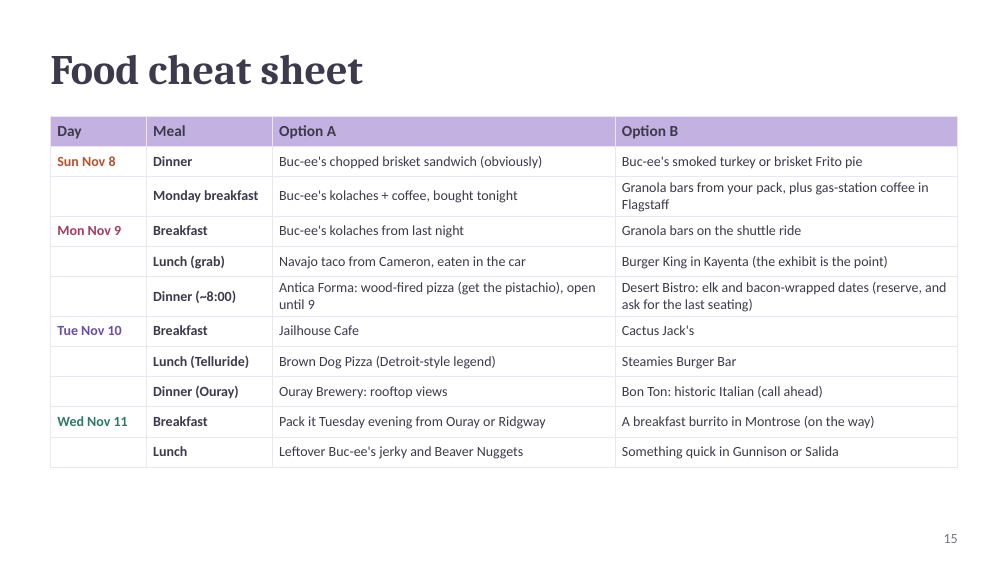
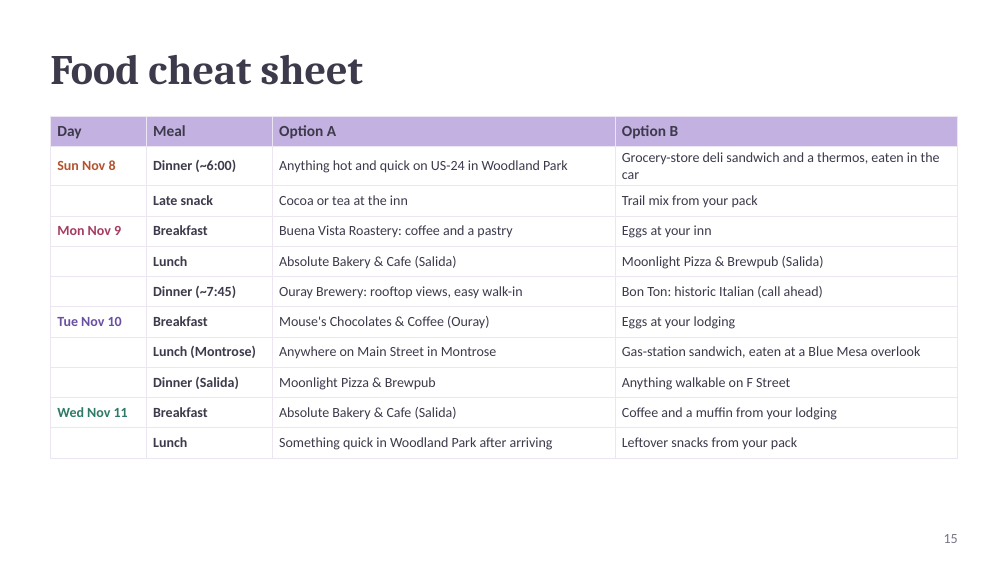
Before and after one commit to kohl-crypto/desert-to-divide, a slide deck: slide 15 of Desert-to-Divide-Tour-Guide.pptx. Drawn at 1008x567 pixels with LibreOffice and Linux fonts; fonts in the diff are those of the drawing. Boxes give left, top, right and bottom in pixels: in the first picture for what was removed or moved away, otherwise in the second. Text is boxed around its words. In the diff, an @@ line names an element or a change of style, - is before the commit and + after.

```diff
--- a/Desert-to-Divide-Tour-Guide.pptx
+++ b/Desert-to-Divide-Tour-Guide.pptx
@@ table at [50,116,958,454] @@
-row 2: Sun Nov 8 | Dinner | Buc-ee's chopped brisket sandwich (obviously) | Buc-ee's smoked turkey or brisket Frito pie
+row 2: Sun Nov 8 | Dinner (~6:00) | Anything hot and quick on US-24 in Woodland Park | Grocery-store deli sandwich and a thermos, eaten in the car
-row 3:  | Monday breakfast | Buc-ee's kolaches + coffee, bought tonight | Granola bars from your pack, plus gas-station coffee in Flagstaff
+row 3:  | Late snack | Cocoa or tea at the inn | Trail mix from your pack
-row 4, column 3: Buc-ee's kolaches from last night
+row 4, column 3: Buena Vista Roastery: coffee and a pastry
-row 4, column 4: Granola bars on the shuttle ride
+row 4, column 4: Eggs at your inn
-row 5:  | Lunch (grab) | Navajo taco from Cameron, eaten in the car | Burger King in Kayenta (the exhibit is the point)
+row 5:  | Lunch | Absolute Bakery & Cafe (Salida) | Moonlight Pizza & Brewpub (Salida)
-row 6:  | Dinner (~8:00) | Antica Forma: wood-fired pizza (get the pistachio), open until 9 | Desert Bistro: elk and bacon-wrapped dates (reserve, and ask for the last seating)
+row 6:  | Dinner (~7:45) | Ouray Brewery: rooftop views, easy walk-in | Bon Ton: historic Italian (call ahead)
-row 7, column 3: Jailhouse Cafe
+row 7, column 3: Mouse's Chocolates & Coffee (Ouray)
-row 7, column 4: Cactus Jack's
+row 7, column 4: Eggs at your lodging
-row 8:  | Lunch (Telluride) | Brown Dog Pizza (Detroit-style legend) | Steamies Burger Bar
+row 8:  | Lunch (Montrose) | Anywhere on Main Street in Montrose | Gas-station sandwich, eaten at a Blue Mesa overlook
-row 9:  | Dinner (Ouray) | Ouray Brewery: rooftop views | Bon Ton: historic Italian (call ahead)
+row 9:  | Dinner (Salida) | Moonlight Pizza & Brewpub | Anything walkable on F Street
-row 10, column 3: Pack it Tuesday evening from Ouray or Ridgway
+row 10, column 3: Absolute Bakery & Cafe (Salida)
-row 10, column 4: A breakfast burrito in Montrose (on the way)
+row 10, column 4: Coffee and a muffin from your lodging
-row 11, column 3: Leftover Buc-ee's jerky and Beaver Nuggets
+row 11, column 3: Something quick in Woodland Park after arriving
-row 11, column 4: Something quick in Gunnison or Salida
+row 11, column 4: Leftover snacks from your pack
```
Also in this commit, not shown: 16 other slides changed, 25 other files.
